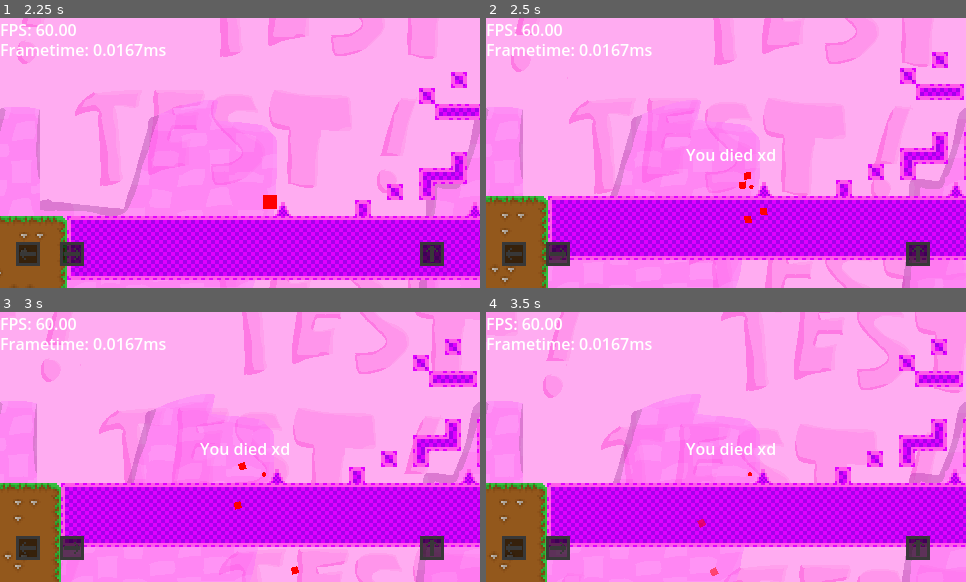
Above: before the commit, frames 1-4 (two rows, left to right).
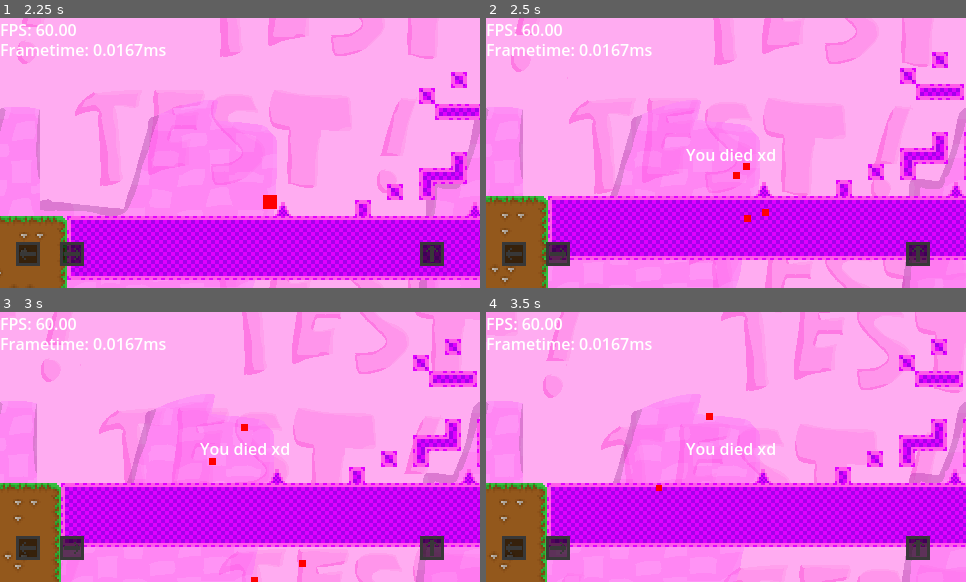
Above: after the commit, the same moments.

Repository: SanekGamer007/GodotPlatformer
Game: Godot game, scene res://Maps/test_map/test_map.tscn
Two runs of this game, one before a commit and one after it. Both use one fixed random seed, a clock stepped at 60 frames per second and the inputs below.
Inputs:
- Up to frame 1 (2.25 s): tap Enter (ui_accept) at 0.5, 0.77, 1.52 s; hold Right (ui_right) 0.53-2.03 s; hold Left (ui_left) from 2.03 s (still down)
- Up to frame 2 (2.5 s): keep holding Left (ui_left)
- Up to frame 3 (3 s): release Left (ui_left) at 2.78 s; hold Right (ui_right) from 2.78 s (still down)
- Up to frame 4 (3.5 s): keep holding Right (ui_right); tap Enter (ui_accept) at 3.02 s

Frame 1 is identical in both runs. In frame 2, 0.2% of the frame differs, in the area x 51-59%, y 53-76%; in frame 3, 0.3%, in the area x 43-64%, y 41-100%; in frame 4, 0.2%.

Commit message:
tweak death particles, fix being stuck in the air after falling to your death bug

Diff:
--- a/Maps/test_map/test_map.gd
+++ b/Maps/test_map/test_map.gd
@@ -1,5 +1,5 @@
 extends Node2D
 
 func _process(_delta):
-	if %player.global_position.y > 640:
+	if %player.global_position.y > 640 and %player.isalive == true:
 		%player.kill()
--- a/Objects/player/player.gd
+++ b/Objects/player/player.gd
@@ -29,11 +29,6 @@
 			self.floor_snap_length = 3.0
 		else:
 			self.floor_snap_length = 0.5
-
-	if isalive == false:
-		self.floor_snap_length = 0.5
-		can_jump = false
-		return
 
 	if is_on_floor():
 		print("can_jump: true")
@@ -78,6 +73,7 @@
 	get_node("Sprite2D").visible = true
 	self.set_physics_process(true)
 	self.set_process(true)
+	isalive = true
 
 func GetFloorData(tilemap: Node):
 	var pos = tilemap.local_to_map(tilemap.to_local(global_position + Vector2(0, 14)))
@@ -89,6 +85,7 @@
 	kill()
 
 func kill():
+	isalive = false
 	get_node("Sprite2D").visible = false
 	get_node("DeathEffect").visible = true
 	get_node("DeathEffect").emitting = true
--- a/Objects/player/player.tscn
+++ b/Objects/player/player.tscn
@@ -23,25 +23,29 @@
 height = 7
 fill_to = Vector2(0, 0)
 
-[sub_resource type="Curve" id="Curve_0dui8"]
-_data = [Vector2(0, 1), 0.0, 0.0, 0, 0, Vector2(0.729473, 1), -0.21555, -3.69648, 0, 1, Vector2(1, 0), 0.0, 0.0, 0, 0]
+[sub_resource type="Curve" id="Curve_66vr1"]
+_data = [Vector2(0, 1), 0.0, 0.0, 0, 0, Vector2(0.804535, 1), -0.00468943, -0.00468943, 0, 0, Vector2(1, 0), 0.0, 0.0, 0, 0]
 point_count = 3
 
-[sub_resource type="CurveTexture" id="CurveTexture_3o3u1"]
-curve = SubResource("Curve_0dui8")
+[sub_resource type="CurveTexture" id="CurveTexture_cw3ca"]
+curve = SubResource("Curve_66vr1")
 
 [sub_resource type="ParticleProcessMaterial" id="ParticleProcessMaterial_t4qcv"]
 particle_flag_disable_z = true
-angular_velocity_min = 20.0
-angular_velocity_max = 20.0
+angular_velocity_min = -1.60933e-05
+angular_velocity_max = -1.60933e-05
 orbit_velocity_min = 9.49949e-08
 orbit_velocity_max = 9.49949e-08
-radial_velocity_min = -2.23517e-05
+radial_velocity_min = 60.0
 radial_velocity_max = 120.0
-gravity = Vector3(0, 98, 0)
+gravity = Vector3(0, 58, 0)
 linear_accel_min = -2.23517e-06
 linear_accel_max = -2.23517e-06
-alpha_curve = SubResource("CurveTexture_3o3u1")
+radial_accel_min = -2.23517e-06
+radial_accel_max = -2.23517e-06
+tangential_accel_min = -2.23517e-06
+tangential_accel_max = -2.23517e-06
+scale_curve = SubResource("CurveTexture_cw3ca")
 sub_emitter_mode = 1
 sub_emitter_frequency = 24.0
 
@@ -108,7 +112,7 @@
 shape = SubResource("RectangleShape2D_66vr1")
 
 [node name="DeathEffect" type="GPUParticles2D" parent="."]
-visible = false
+physics_interpolation_mode = 1
 emitting = false
 amount = 4
 sub_emitter = NodePath("secondparticles")
@@ -117,9 +121,11 @@
 one_shot = true
 explosiveness = 1.0
 fixed_fps = 60
+trail_section_subdivisions = 16
 process_material = SubResource("ParticleProcessMaterial_t4qcv")
 
 [node name="secondparticles" type="GPUParticles2D" parent="DeathEffect"]
+emitting = false
 amount = 256
 texture = SubResource("GradientTexture2D_0dui8")
 lifetime = 0.7
